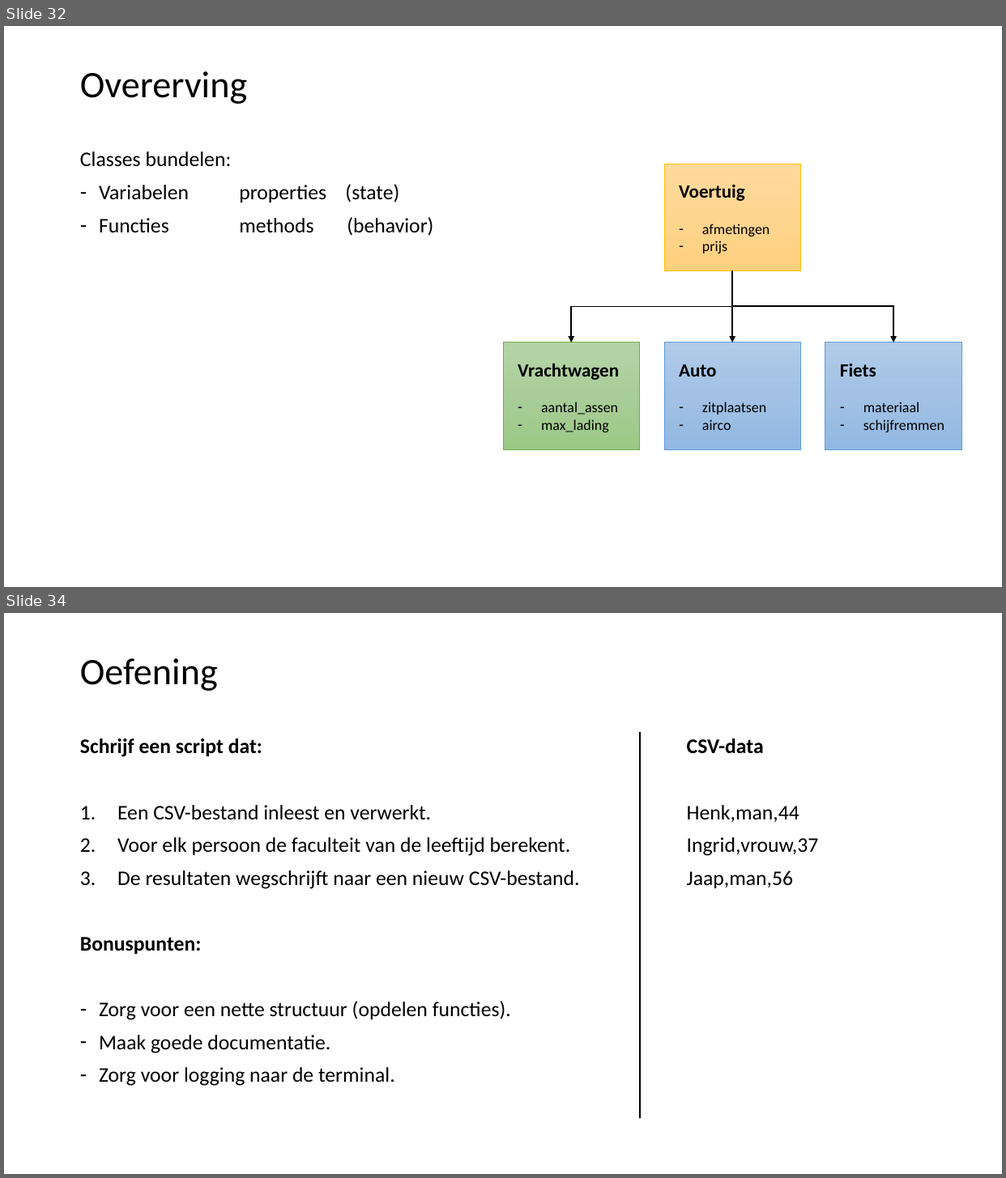
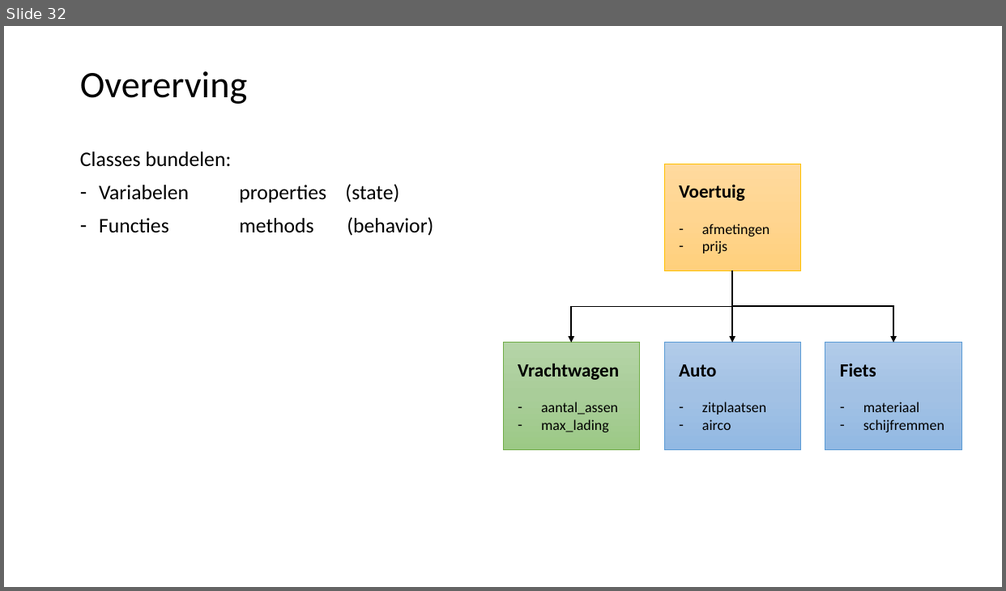
Before and after one commit to LFKoning/knowledge-sharing, a slide deck: python_engineers/part_2/python_data_engineers_2.pptx. Shown one above the other, each under a label of ours: slides 32 and 34 before the commit, slide 32 after it; the slides between them are not shown. The pictures are 1006x1178 and 1006x591 pixels, drawn with LibreOffice and Linux fonts; fonts in the diff are those of the drawing. Boxes give left, top, right and bottom in pixels: in the first picture for what was removed or moved away, otherwise in the second. Text is boxed around its words. In the diff, an @@ line names an element or a change of style, - is before the commit and + after.

```diff
--- a/python_engineers/part_2/python_data_engineers_2.pptx
+++ b/python_engineers/part_2/python_data_engineers_2.pptx
@@ slide 34 removed at bbox=[4, 613, 1002, 1174], background #FFFFFF @@
@@ title removed at bbox=[80, 658, 218, 691] @@
-Oefening
@@ line removed from (641, 732) to (641, 1119) @@
@@ text removed at bbox=[80, 739, 580, 1086] @@
-Schrijf een script dat:
-1. Een CSV-bestand inleest en verwerkt.
-2. Voor elk persoon de faculteit van de leeftijd berekent.
-3. De resultaten wegschrijft naar een nieuw CSV-bestand.
-Bonuspunten:
-– Zorg voor een nette structuur (opdelen functies).
-– Maak goede documentatie.
-– Zorg voor logging naar de terminal.
@@ text removed at bbox=[687, 739, 819, 888] @@
-CSV-data
-Henk,man,44
-Ingrid,vrouw,37
-Jaap,man,56
```
Also in this commit, not shown: 1 other slide removed, 17 other files.
